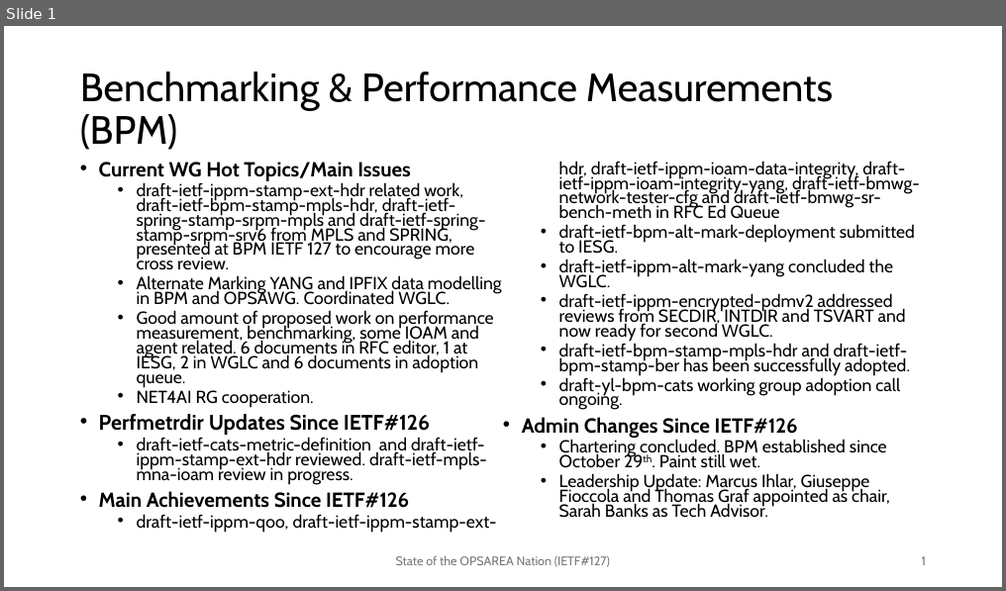
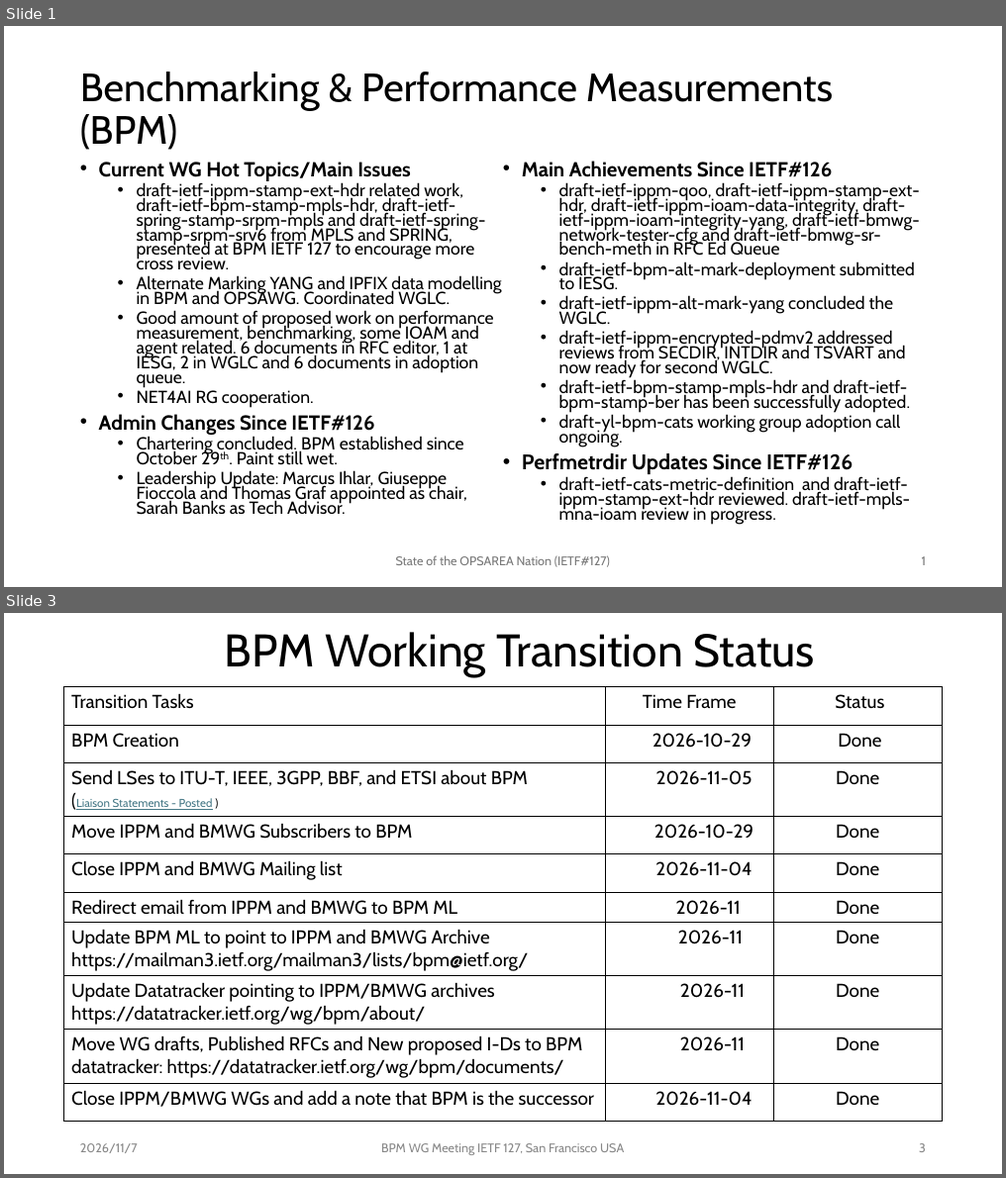
Before and after one commit to ietf-bpm-wg/meeting-materials, a slide deck: ietf127-SanFrancisco/slides/State of OPS Area-BPM-PERFMETRDIR.pptx. Shown one above the other, each under a label of ours: slide 1 before the commit, slides 1 and 3 after it; the slides between them are not shown. The pictures are 1006x591 and 1006x1178 pixels, drawn with LibreOffice and Linux fonts; fonts in the diff are those of the drawing. Boxes give left, top, right and bottom in pixels: in the first picture for what was removed or moved away, otherwise in the second. Text is boxed around its words. In the diff, an @@ line names an element or a change of style, - is before the commit and + after.

```diff
--- a/ietf127-SanFrancisco/slides/State of OPS Area-BPM-PERFMETRDIR.pptx
+++ b/ietf127-SanFrancisco/slides/State of OPS Area-BPM-PERFMETRDIR.pptx
@@ slide 3 added at <box>4,613,1002,1174</box>, background #FFFFFF @@
@@ title added at <box>225,632,815,677</box>, 44 pt, text #000000 @@
+BPM Working Transition Status
@@ table added at <box>63,687,943,1134</box>, 10 rows, 3 columns @@
+Transition Tasks | Time Frame | Status
+BPM Creation | 2026-10-29 | Done
+Send LSes to ITU-T, IEEE, 3GPP, BBF, and ETSI about BPM / (Liaison Statements - Posted ) | 2026-11-05 | Done
+Move IPPM and BMWG Subscribers to BPM | 2026-10-29 | Done
+Close IPPM and BMWG Mailing list | 2026-11-04 | Done
+Redirect email from IPPM and BMWG to BPM ML | 2026-11 | Done
+Update BPM ML to point to IPPM and BMWG Archive / https://mailman3.ietf.org/mailman3/lists/bpm@ietf.org/ | 2026-11 | Done
+Update Datatracker pointing to IPPM/BMWG archives / https://datatracker.ietf.org/wg/bpm/about/ | 2026-11 | Done
+Move WG drafts, Published RFCs and New proposed I-Ds to BPM datatracker: https://datatracker.ietf.org/wg/bpm/documents/ | 2026-11 | Done
+Close IPPM/BMWG WGs and add a note that BPM is the successor | 2026-11-04 | Done
@@ text added at <box>80,1144,138,1154</box>, 12 pt, text #888888 @@
+2026/11/7
@@ text added at <box>381,1144,624,1156</box>, 12 pt, text #888888 @@
+BPM WG Meeting IETF 127, San Francisco USA
@@ page number added at <box>919,1144,926,1153</box>, 12 pt, text #888888 @@
+3
@@ slide 1 changed as well @@
@@ text at <box>99,414,467,515</box>: text changed @@
-  • Perfmetrdir Updates Since IETF#126
-  • draft-ietf-cats-metric-definition and draft-ietf-ippm-stamp-ext-hdr reviewed. draft-ietf-mpls-mna-ioam review in progress.
+• Admin Changes Since IETF#126
+  • Chartering concluded. BPM established since October 29th. Paint still wet.
+  • Leadership Update: Marcus Ihlar, Giuseppe Fioccola and Thomas Graf appointed as chair, Sarah Banks as Tech Advisor.
@@ text at <box>522,454,910,524</box>: text changed @@
-• Admin Changes Since IETF#126
-  • Chartering concluded. BPM established since October 29th. Paint still wet.
-  • Leadership Update: Marcus Ihlar, Giuseppe Fioccola and Thomas Graf appointed as chair, Sarah Banks as Tech Advisor.
+  • Perfmetrdir Updates Since IETF#126
+  • draft-ietf-cats-metric-definition and draft-ietf-ippm-stamp-ext-hdr reviewed. draft-ietf-mpls-mna-ioam review in progress.
```
Also in this commit, not shown: 5 other slides added, 1 other file.
